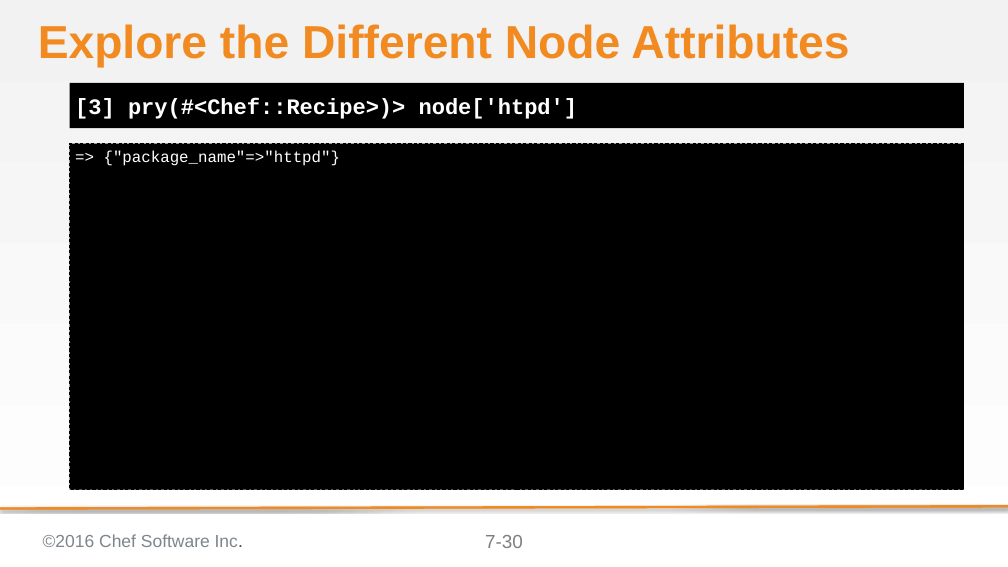
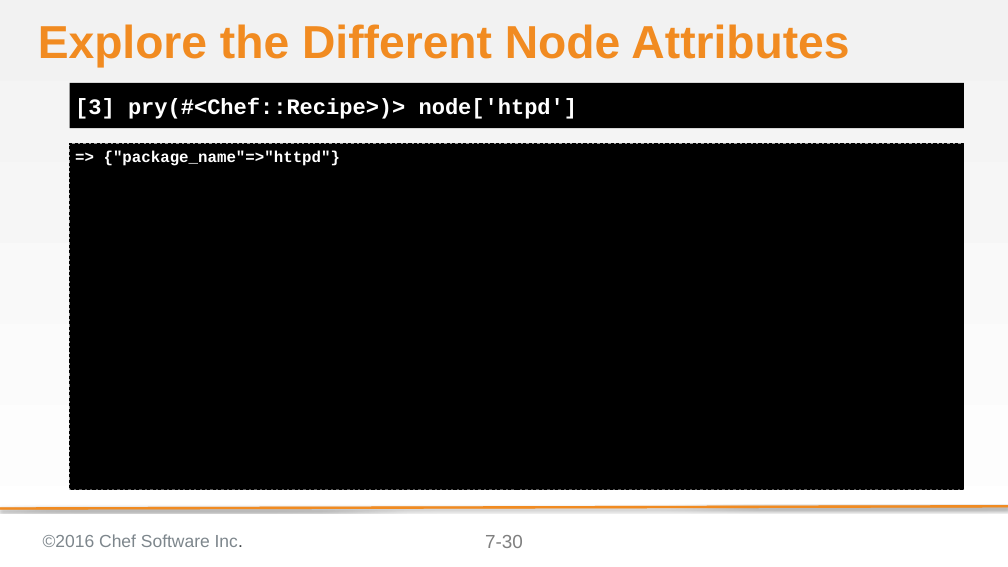
Before and after one commit to chef-training/test_driven_cookbook_development, a slide deck: slide 30 of 07-refactoring_to_attributes.pptx. Drawn at 1008x567 pixels with LibreOffice and Linux fonts; fonts in the diff are those of the drawing; background and template pictures are left out. Boxes give left, top, right and bottom in pixels: in the first picture for what was removed or moved away, otherwise in the second. Text is boxed around its words. In the diff, an @@ line names an element or a change of style, - is before the commit and + after.

Commit message:
Update 07 to clean up templates and bold code
Copy and Pasting with multiple template masters will generate extra templates
All code was updated to bold for bad projectors

```diff
--- a/07-refactoring_to_attributes.pptx
+++ b/07-refactoring_to_attributes.pptx
@@ text "=> {"package_name"=>"httpd"}" at (x1=70, y1=143, x2=964, y2=489): bold on @@
```
Also in this commit, not shown: 21 other slides changed.
